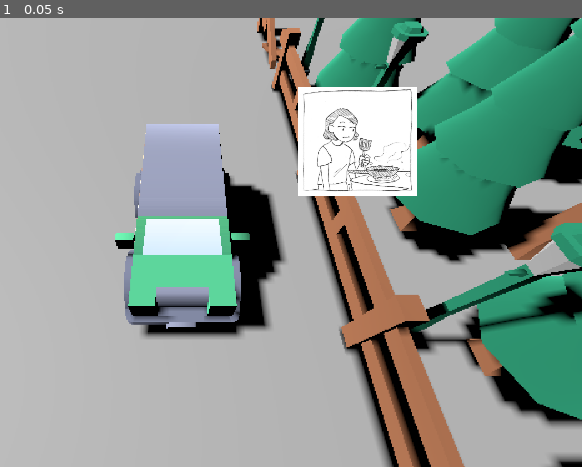
Above: before the commit, frame 1.
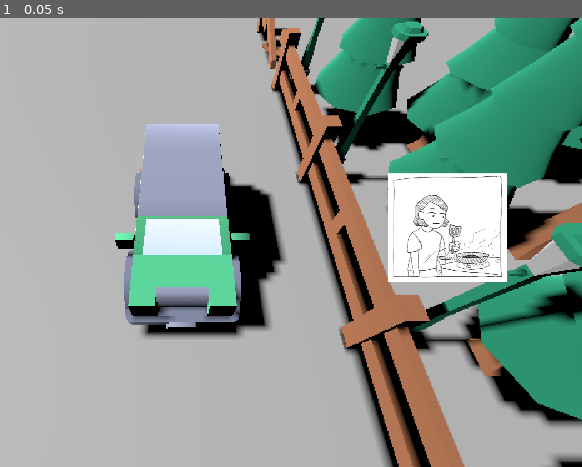
Above: after the commit, the same moment.

Repository: StudioBiwako/greenhill
Game: Godot game, scene res://levels/carShaderArtTest/CarShaderArtTest.tscn
The game is run twice, just before and just after one commit, with the same random seed, the same clock (stepped at 60 frames per second) and the same inputs. This scene is started directly instead of the project's main scene.
Inputs:
- Up to frame 1 (0.05 s): no input

The runs differ from the first frame. In frame 1, 9.3% of the frame differs, in the area x 51-88%, y 15-59%.

Commit message:
init devtool for pat

Diff:
--- a/components/ComicBookPanelManager/comtest.tscn
+++ b/components/ComicBookPanelManager/comtest.tscn
@@ -5,6 +5,6 @@
 [node name="Comtest" type="Node2D"]
 
 [node name="Sprite2D" type="Sprite2D" parent="."]
-position = Vector2(1380.81, 297.188)
+position = Vector2(1597, 505)
 scale = Vector2(0.267237, 0.267237)
 texture = ExtResource("1_mxdhh")
--- a/levels/carShaderArtTest/CarShaderArtTest.tscn
+++ b/levels/carShaderArtTest/CarShaderArtTest.tscn
@@ -15,6 +15,7 @@
 [ext_resource type="PackedScene" uid="uid://8tstd7d5ym4n" path="res://components/Models/Trees/GLTF format/treeHighCrooked.glb" id="10_f5r14"]
 [ext_resource type="PackedScene" uid="uid://c4gsfrcoqc0cm" path="res://components/Models/Cars/GLB format/suv.glb" id="11_6cyyt"]
 [ext_resource type="PackedScene" uid="uid://drm2ld5kgnjth" path="res://components/Models/Trees/GLTF format/fenceBroken.glb" id="12_nyguq"]
+[ext_resource type="Script" path="res://levels/carShaderArtTest/DevTool.gd" id="16_o645g"]
 
 [node name="CarShaderArtTest" type="Node3D"]
 
@@ -125,3 +126,6 @@
 [node name="CenterCamera3D" parent="SubViewportContainer/SubViewport" node_paths=PackedStringArray("centerObject") instance=ExtResource("3_sg6c3")]
 transform = Transform3D(1, 0, 0, 0, 1, 0, 0, 0, 1, -3.53852, 0.0146324, 2.58451)
 centerObject = NodePath("../Node/suv")
+
+[node name="DevTool" type="Node" parent="SubViewportContainer/SubViewport"]
+script = ExtResource("16_o645g")
--- /dev/null
+++ b/levels/carShaderArtTest/DevController.gd
@@ -0,0 +1,11 @@
+extends Node
+
+
+# Called when the node enters the scene tree for the first time.
+func _ready():
+	pass # Replace with function body.
+
+
+# Called every frame. 'delta' is the elapsed time since the previous frame.
+func _process(delta):
+	pass
--- /dev/null
+++ b/levels/carShaderArtTest/DevTool.gd
@@ -0,0 +1,11 @@
+extends Node
+
+
+
+
+# Called every frame. 'delta' is the elapsed time since the previous frame.
+func _process(delta):
+	if Input.is_action_pressed("ui_right"):
+		print('======')
+		print("right")
+		print('======')
--- a/project.godot
+++ b/project.godot
@@ -25,3 +25,13 @@
 [filesystem]
 
 import/fbx/enabled=false
+
+[input]
+
+ui_right={
+"deadzone": 0.5,
+"events": [Object(InputEventKey,"resource_local_to_scene":false,"resource_name":"","device":-1,"window_id":0,"alt_pressed":false,"shift_pressed":false,"ctrl_pressed":false,"meta_pressed":false,"pressed":false,"keycode":4194321,"physical_keycode":0,"key_label":0,"unicode":0,"echo":false,"script":null)
+, Object(InputEventJoypadButton,"resource_local_to_scene":false,"resource_name":"","device":0,"button_index":14,"pressure":0.0,"pressed":false,"script":null)
+, Object(InputEventJoypadMotion,"resource_local_to_scene":false,"resource_name":"","device":0,"axis":0,"axis_value":1.0,"script":null)
+]
+}
Not shown: 1 places in levels/carShaderArtTest/CarShaderArtTest.tscn that only renumber resources
